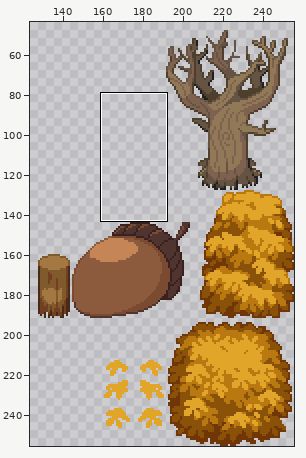
Two states of a sprite sheet, data/tilesets/unused-backup-halloween-tiles.png. The first picture is a wide view before the edit; the outline marks the close-up.
Close-up. As it was:
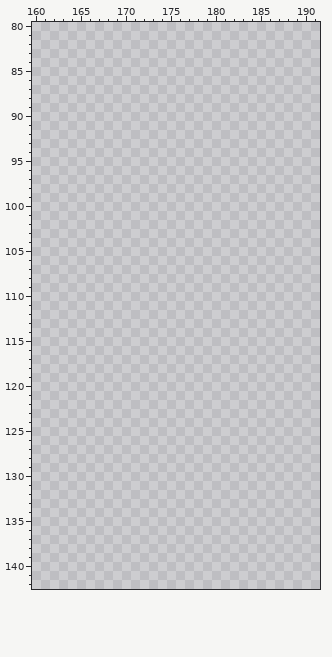
The file is 256x256 pixels. Shown: x 160..191, y 80..142. The wide view leaves out empty margins.
Palette (. is transparent): 
And afterwards:
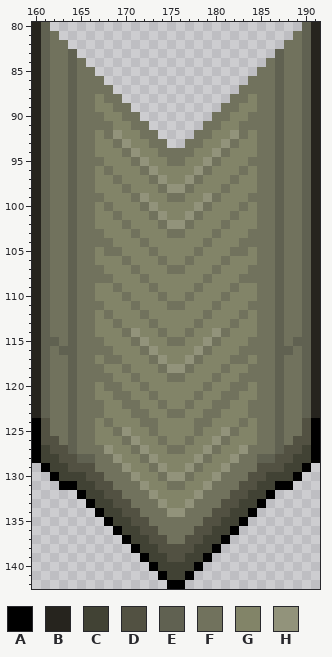
Colours new in this view: A #000000  B #26241e  C #414234  D #525142  E #606151  F #71725d  G #828468  H #92937b
Change:
Changed rows in their new state; - is an unchanged pixel.
first column x 160:
 80 BE----------------------------EB
 81 BEF--------------------------FEB
 82 BEFF------------------------FFEB
 83 BEFFE----------------------EFFEB
 84 BEFFEF--------------------FEFFEB
 85 BEFFEFF------------------FFEFFEB
 86 BEFFEFFF----------------FFFEFFEB
 87 BEFFEFFFF--------------FFFFEFFEB
 88 BEFFEFFGFF------------FFGFFEFFEB
 89 BEFFEFFGGFF----------FFGGFFEFFEB
 90 BEFFEFFFGGFF--------FFGGFFFEFFEB
 91 BEFFEFFFFGGFF------FFGGFFFFEFFEB
 92 BEFFEFFGFHGGFF----FFGGHFGFFEFFEB
 93 BEFFEFFGGFHGGFF--FFGGHFGGFFEFFEB
 94 BEFFEFFGGGFHGGFFFFGGHFGGGFFEFFEB
 95 BEFFEFFFGGGFHGGFFGGHFGGGFFFEFFEB
 96 BEFFEFFGFGGGFHGGGGHFGGGFGFFEFFEB
 97 BEFFEFFGGFGGGFHGGHFGGGFGGFFEFFEB
 98 BEFFEFFGGGFGGGFHHFGGGFGGGFFEFFEB
 99 BEFFEFFFGGGFHGGFFGGHFGGGFFFEFFEB
100 BEFFEFFGFGGGFHGGGGHFGGGFGFFEFFEB
101 BEFFEFFGGFGGGFHGGHFGGGFGGFFEFFEB
102 BEFFEFFGGGFGGGFHHFGGGFGGGFFEFFEB
103 BEFFEFFFGGGFGGGFFGGGFGGGFFFEFFEB
104 BEFFEFFFFGGGFGGGGGGFGGGFFFFEFFEB
105 BEFFEFFGFFGGGFGGGGFGGGFFGFFEFFEB
106 BEFFEFFGGGFGGGFGGFGGGFGGGFFEFFEB
107 BEFFEFFFGGGFGGGFFGGGFGGGFFFEFFEB
108 BEFFEFFFFGGGFGGGGGGFGGGFFFFEFFEB
109 BEFFEFFGGFGGGFGGGGFGGGFGGFFEFFEB
110 BEFFEFFGGGFGGGFGGFGGGFGGGFFEFFEB
111 BEFFEFFFGGGFGGGFFGGGFGGGFFFEFFEB
112 BEFFEFFGFGGGFGGGGGGFGGGFGFFEFFEB
113 BEFFEFFGGFGGGFGGGGFGGGFGGFFEFFEB
114 BEFFEFFGGGFHGGFGGFGGHFGGGFFEFFEB
115 BEEFEFFFGGGFHGGFFGGHFGGGFFFEFEEB
116 BEFEEFFFFGGGFHGGGGHFGGGFFFFEEFEB
117 BEFFEFFGFFGGGFHGGHFGGGFFGFFEFFEB
118 BEFFEFFFGGFGGGFHHFGGGFGGFFFEFFEB
119 BEFFEFFFFGGFGGGFFGGGFGGFFFFEFFEB
120 BEFFEFFGFFGGFGGGGGGFGGFFGFFEFFEB
121 BEFFEFFGGFFGGFGGGGFGGFFGGFFEFFEB
122 BEFFEFFFGGFFGGFGGFGGFFGGFFFEFFEB
123 BEFFEFFFGGGFFGGFFGGFFGGGFFFEFFEB
124 ADFFEFFGFGGGFFGGGGFFGGGFGFFEFFDA
125 ADFFEFFGGFHGGFGGGGFGGHFGGFFEFFDA
126 ADDFEFFGGGFHGGFGGFGGHFGGGFFEFDDA
127 ACDDEFFFHGGFHGGFFGGHFGGHFFFEDDCA
128 ACCDDEEFFHGGFHGGGGHFGGHFFEEDDCCA
129 -ACCDDDFFFHGGFHGGHFGGHFFFDDDCCA-
130 --ACCCDDFFFHGGFHHFGGHFFFDDCCCA--
131 ---AACCDDFFFHGGFFGGHFFFDDCCAA---
132 -----ACCDDFFFHGGGGHFFFDDCCA-----
133 ------ACCDDFFFHGGHFFFDDCCA------
134 -------ACCDDFFFHHFFFDDCCA-------
135 --------ACCDDFFFFFFDDCCA--------
136 ---------ACCDDFFFFDDCCA---------
137 ----------ACCDDFFDDCCA----------
138 -----------ACCDDDDCCA-----------
139 ------------ACCDDCCA------------
140 -------------ACCCCA-------------
141 --------------ACCA--------------
142 ---------------AA---------------
